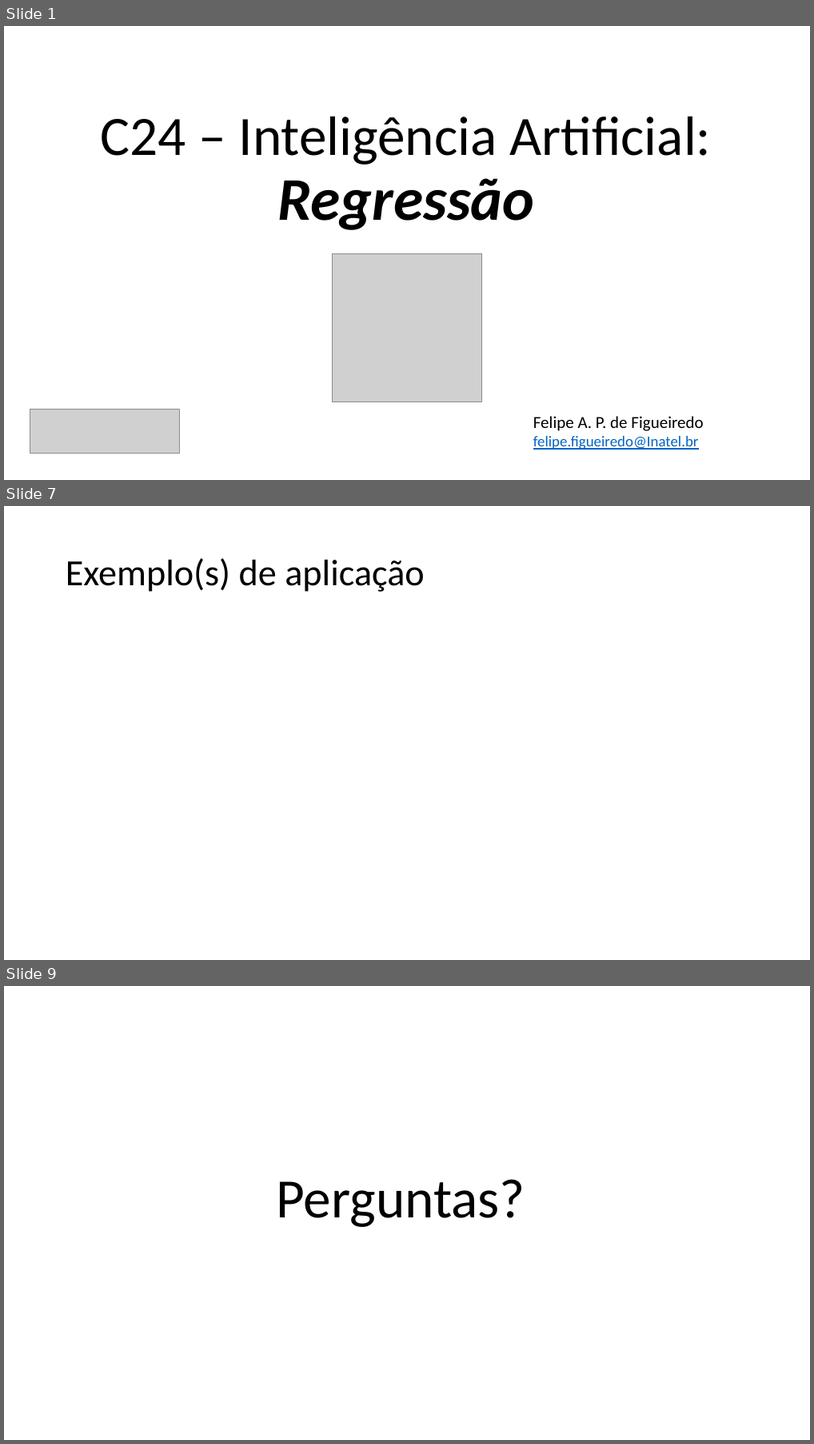
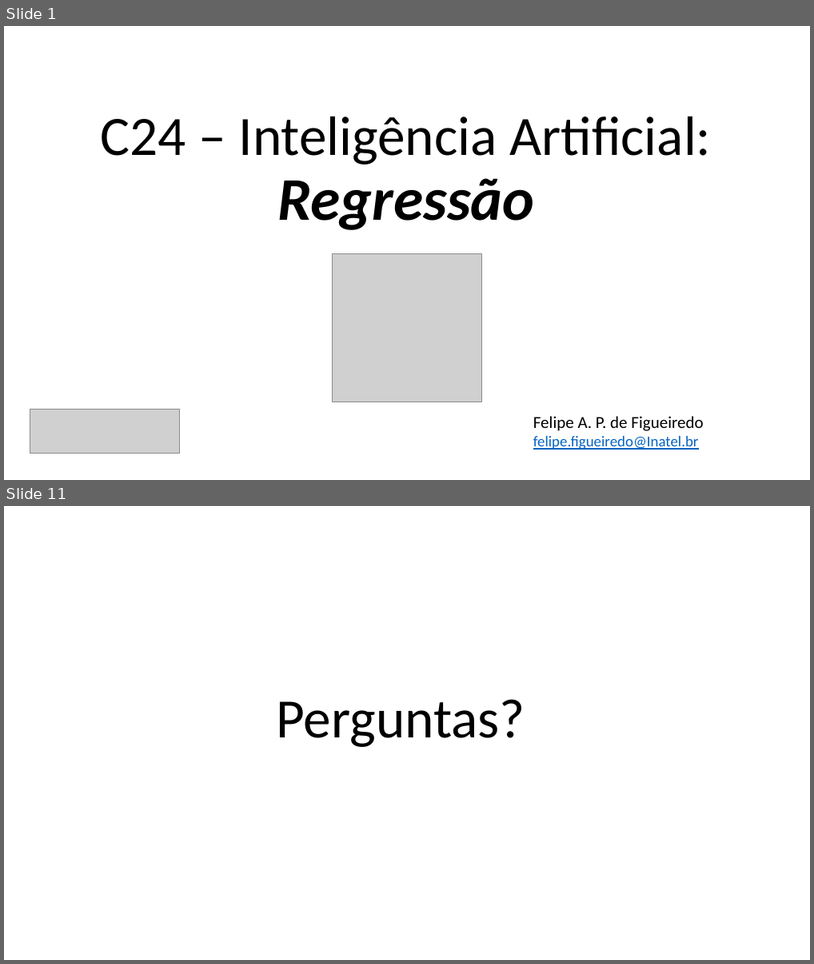
Before and after one commit to zz4fap/c24_inteligencia_artificial, a slide deck: slides/C24_Regressão.pptx. Shown one above the other, each under a label of ours: slides 1, 7 and 9 before the commit, slides 1 and 11 after it; the slides between them are not shown. The pictures are 814x1444 and 814x964 pixels, drawn with LibreOffice and Linux fonts; fonts in the diff are those of the drawing; grey boxes stand for pictures. Boxes give left, top, right and bottom in pixels: in the first picture for what was removed or moved away, otherwise in the second. Text is boxed around its words. In the diff, an @@ line names an element or a change of style, - is before the commit and + after.

```diff
--- a/slides/C24_Regressão.pptx
+++ b/slides/C24_Regressão.pptx
@@ slide 7 removed at (4, 506, 810, 960), background #FFFFFF @@
@@ title removed at (66, 558, 424, 592) @@
-Exemplo(s) de aplicação
@@ what was slide 9 is now slide 11 @@
```
Also in this commit, not shown: 9 slides added, 6 other slides removed.
